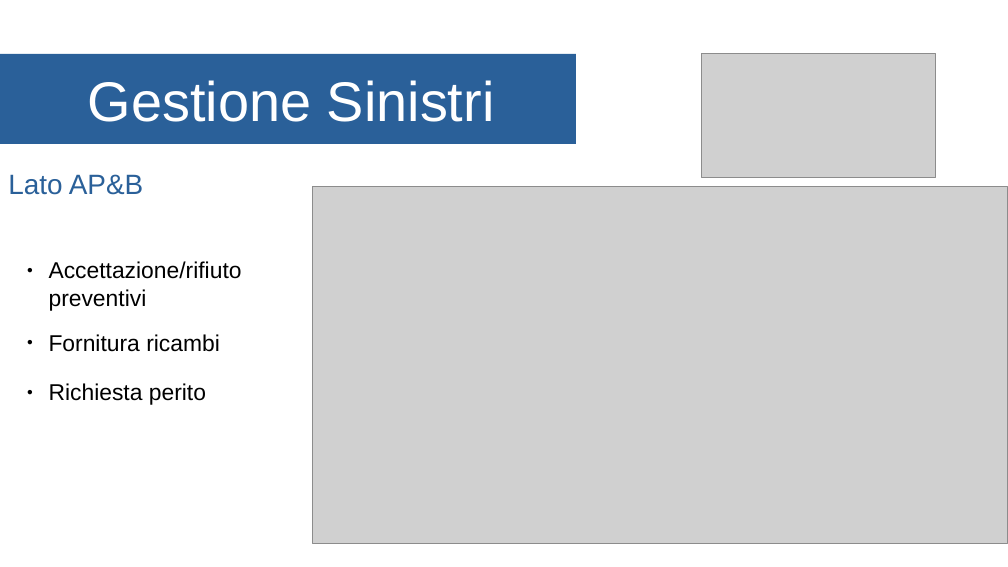
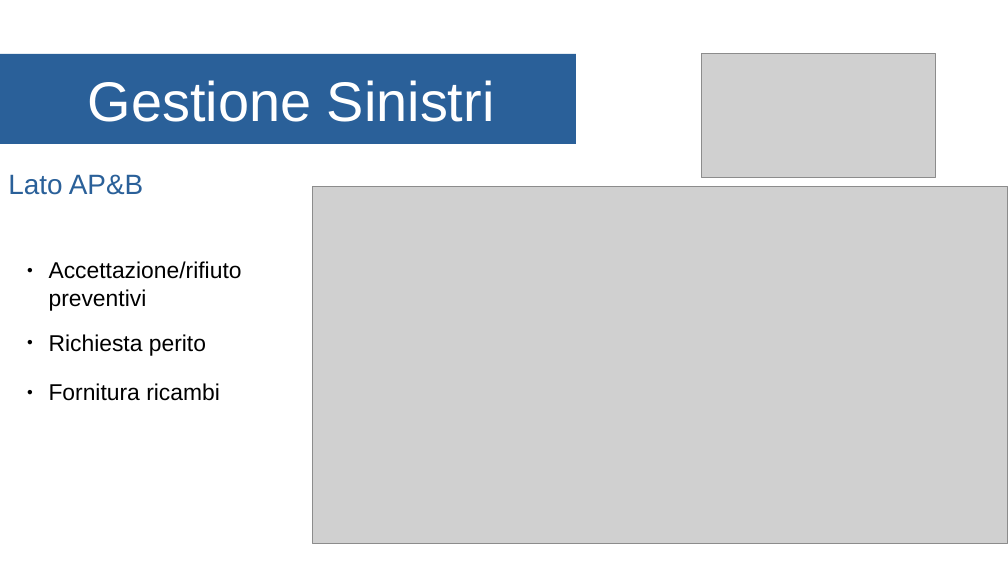
Before and after one commit to az01r/Esercizi-CIAC, a slide deck: slide 11 of Libri/Presentazione/Presentazione.odp (slide 10 before the commit). Drawn at 1008x567 pixels with LibreOffice and Linux fonts; fonts in the diff are those of the drawing; grey boxes stand for pictures; background and template pictures are left out. Boxes give left, top, right and bottom in pixels: in the first picture for what was removed or moved away, otherwise in the second. Text is boxed around its words. In the diff, an @@ line names an element or a change of style, - is before the commit and + after.

```diff
--- a/Libri/Presentazione/Presentazione.odp
+++ b/Libri/Presentazione/Presentazione.odp
@@ text at bbox=[49, 334, 206, 356]: paragraph added @@
+● Richiesta perito
@@ text at bbox=[49, 383, 206, 405]: paragraph removed @@
-● Richiesta perito
```
Also in this commit, not shown: 3 other slides changed, 2 slides added, 1 other file.
